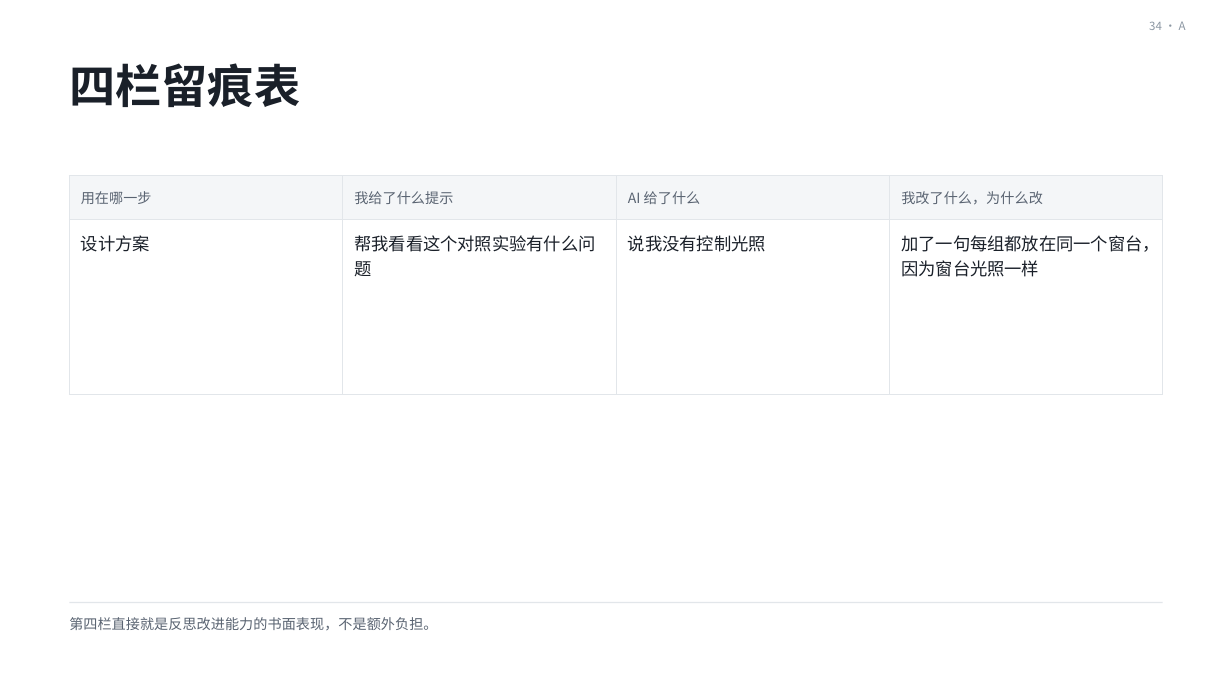
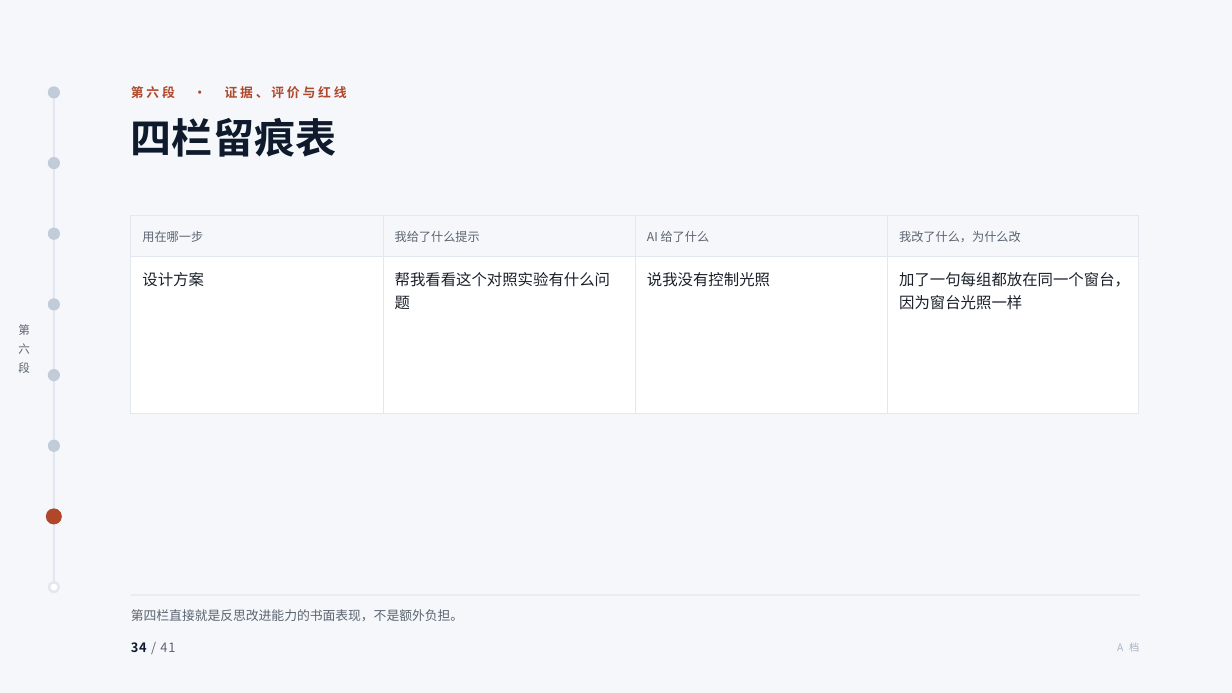
Before and after one commit to tonyxinvip/slides, a slide deck: slide 34 of comprehensive-practice-ai/做中学与综合实践活动.pptx. Drawn at 1232x693 pixels with LibreOffice and Linux fonts; fonts in the diff are those of the drawing. Boxes give left, top, right and bottom in pixels: in the first picture for what was removed or moved away, otherwise in the second. Text is boxed around its words. In the diff, an @@ line names an element or a change of style, - is before the commit and + after.

```diff
--- a/comprehensive-practice-ai/做中学与综合实践活动.pptx
+++ b/comprehensive-practice-ai/做中学与综合实践活动.pptx
@@ background #FFFFFF to #F5F7FB @@
@@ text removed at bbox=[1149, 22, 1186, 30] @@
-34 · A
@@ ellipse added at bbox=[49, 88, 58, 97], fill #C2CBD8, outline #C2CBD8 2 pt @@
@@ text added at bbox=[131, 86, 347, 98], 10 pt, text #B0472A, bold @@
+第六段 · 证据、评价与红线
@@ line added from (54, 92) to (54, 587), #E2E7F0 1.5 pt @@
@@ text "四栏留痕表": place and size @@
-text "四栏留痕表" at bbox=[69, 63, 300, 107]
+text "四栏留痕表" at bbox=[131, 118, 336, 157]
@@ text "四栏留痕表" at bbox=[131, 118, 336, 157]: size 36 to 32 pt, text colour #1A2029 to #0F1B2D @@
@@ ellipse added at bbox=[49, 158, 58, 167], fill #C2CBD8, outline #C2CBD8 2 pt @@
@@ ellipse added at bbox=[49, 229, 58, 238], fill #C2CBD8, outline #C2CBD8 2 pt @@
@@ table at bbox=[131, 215, 1140, 314] @@
@@ fill #F4F6F8 to #F5F7FB in row 1 @@
@@ fill none to #FFFFFF in row 2 @@
@@ size 11 to 9.5 pt, text colour #5A6472 to #5B6470 in "用在哪一步", "我给了什么提示", "AI 给了什么", "我改了什么，为什么改" @@
@@ size 13.5 to 12 pt in "设计方案", "帮我看看这个对照实验有什么问题", "说我没有控制光照", "加了一句每组都放在同一个窗台，因为窗台光照一样" @@
@@ borders changed @@
@@ table: place and size @@
-table at bbox=[69, 176, 1163, 281]
+table at bbox=[131, 215, 1140, 314]
@@ ellipse added at bbox=[49, 299, 58, 309], fill #C2CBD8, outline #C2CBD8 2 pt @@
@@ text added at bbox=[18, 324, 30, 373], 9 pt, text #5B6470 @@
+第
+六
+段
@@ ellipse added at bbox=[49, 371, 58, 380], fill #C2CBD8, outline #C2CBD8 2 pt @@
@@ ellipse added at bbox=[49, 441, 58, 450], fill #C2CBD8, outline #C2CBD8 2 pt @@
@@ ellipse added at bbox=[47, 510, 61, 524], fill #B0472A, outline #B0472A 2 pt @@
@@ ellipse added at bbox=[49, 582, 58, 592], fill #FFFFFF, outline #E2E7F0 2 pt @@
@@ line moved from (69, 603) - (1163, 603) to (131, 595) - (1140, 595) @@
@@ line (131, 595) - (1140, 595): stroke #E2E6EA 1 pt to #E2E7F0 1 pt @@
@@ text "第四栏直接就是反思改进能力的书面表现，不是额外负担。": place and size @@
-text "第四栏直接就是反思改进能力的书面表现，不是额外负担。" at bbox=[69, 617, 437, 631]
+text "第四栏直接就是反思改进能力的书面表现，不是额外负担。" at bbox=[131, 609, 463, 621]
@@ text "第四栏直接就是反思改进能力的书面表现，不是额外负担。" at bbox=[131, 609, 463, 621]: size 11 to 10 pt, text colour #5A6472 to #5B6470 @@
@@ text added at bbox=[131, 642, 175, 652], 10 pt, text #5B6470 @@
+34 / 41
@@ text added at bbox=[1117, 643, 1139, 652], 8 pt, text #A9B3C0 @@
+A 档
```
Also in this commit, not shown: 38 other slides changed, 2 slides added, 2 slides removed, 16 other files.
